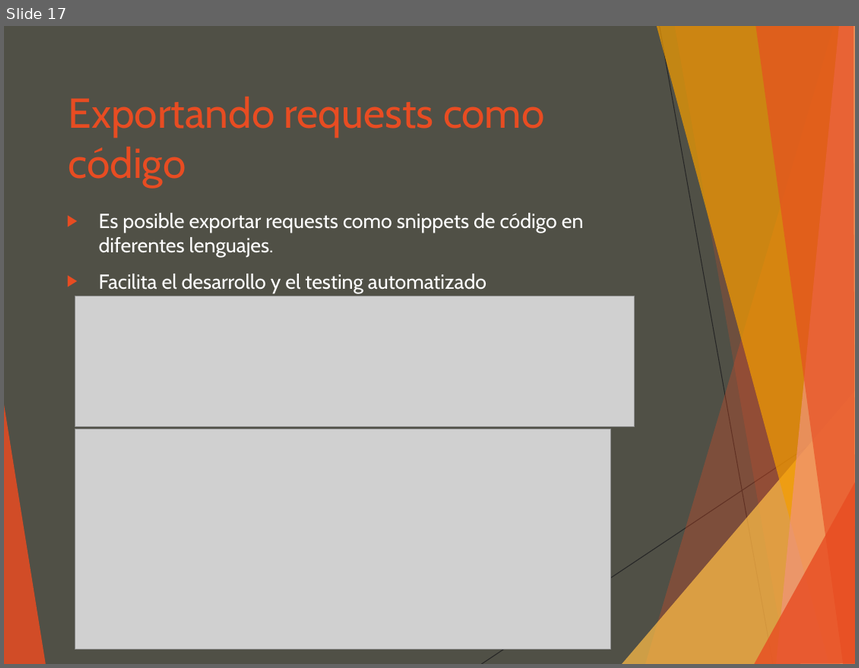
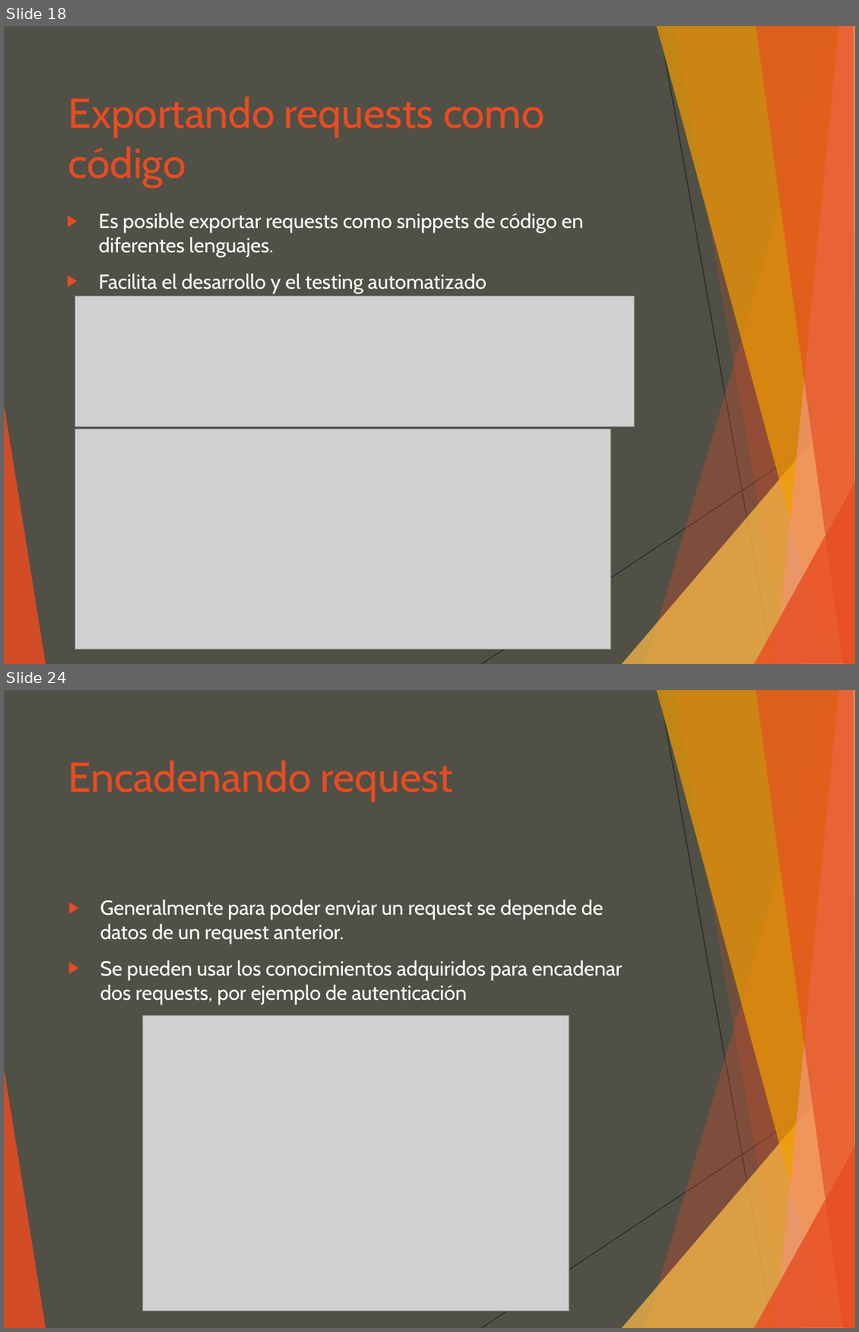
Before and after one commit to luisgepeto/PostmanCourse, a slide deck: Presentacion.ppt. Shown one above the other, each under a label of ours: slide 17 before the commit, slides 18 and 24 after it; the slides between them are not shown. The pictures are 859x668 and 859x1332 pixels, drawn with LibreOffice and Linux fonts; fonts in the diff are those of the drawing; grey boxes stand for pictures. Boxes give left, top, right and bottom in pixels: in the first picture for what was removed or moved away, otherwise in the second. Text is boxed around its words. In the diff, an @@ line names an element or a change of style, - is before the commit and + after.

Commit message:
added chained requests

```diff
--- a/Presentacion.ppt
+++ b/Presentacion.ppt
@@ slide 24 added at [4, 690, 855, 1328], background #505046; not listed: 10 template elements that a slide beside it also shows @@
@@ title added at [69, 760, 453, 802], 39 pt, text #E84C22 @@
+Encadenando request
@@ text added at [101, 900, 623, 1005], 19 pt, text #FFFFFF @@
+▶ Generalmente para poder enviar un request se depende de datos de un request anterior.
+▶ Se pueden usar los conocimientos adquiridos para encadenar dos requests, por ejemplo de autenticación
@@ picture added at [143, 1016, 569, 1312] @@
@@ what was slide 17 is now slide 18 @@
```
Also in this commit, not shown: 6 other slides added, 5 other files.
